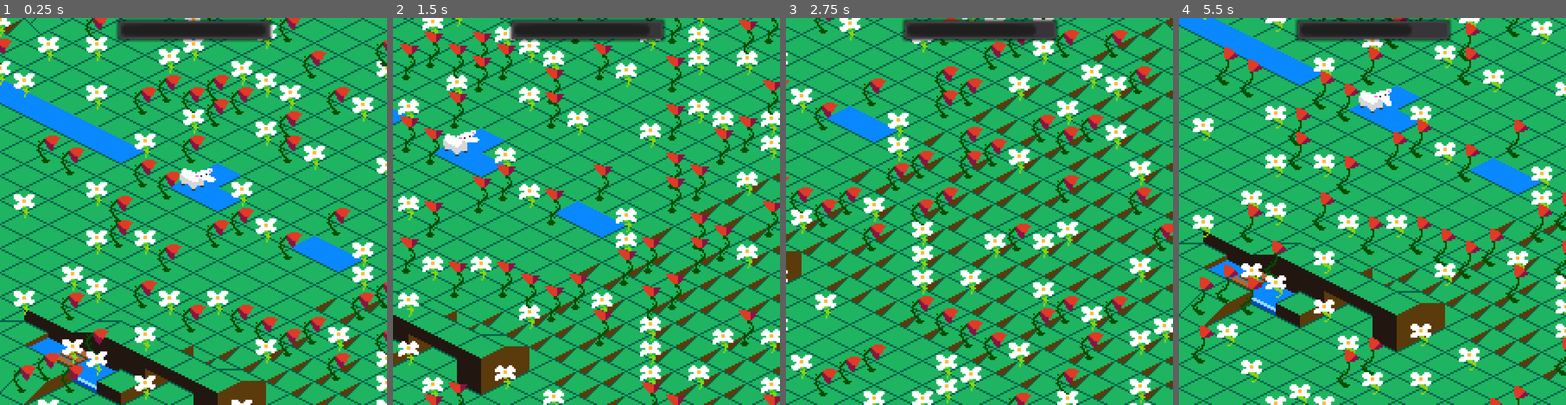
Above: before the commit, frames 1-4 (left to right).
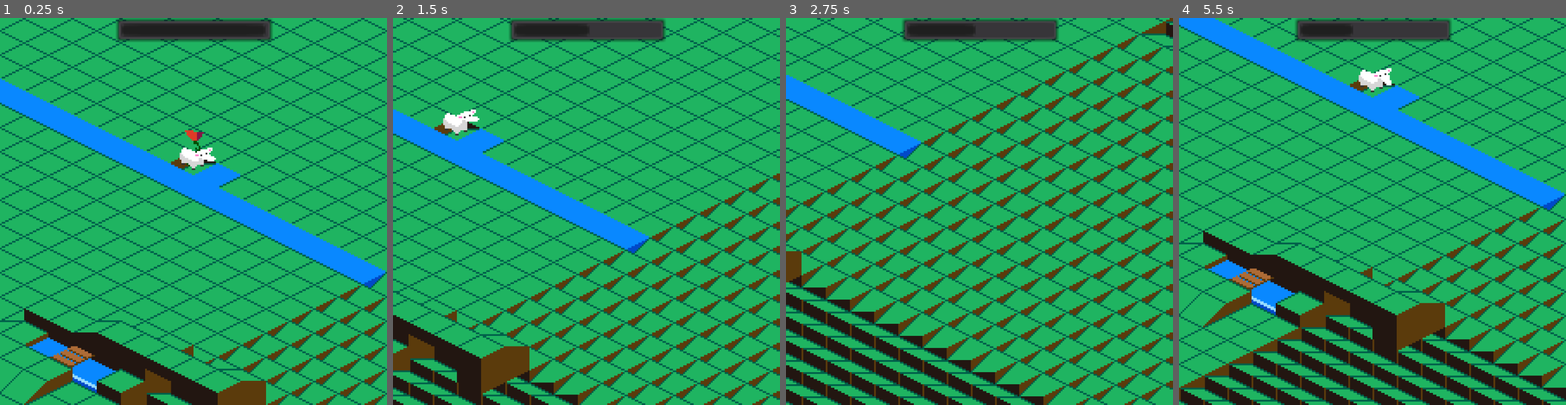
Above: after the commit, the same moments.

Repository: JuggleRob/LD46
Game: Godot game, scene res://src/Game/Game.tscn
Same seed, same stepped clock (60 frames per second), same inputs: the game is played once before the commit and once after it.
Inputs:
- Up to frame 1 (0.25 s): no input
- Up to frame 2 (1.5 s): hold Right (ui_right) 0.53-1.28 s; hold Down (ui_down) from 1.28 s (still down)
- Up to frame 3 (2.75 s): release Down (ui_down) at 2.03 s; hold Right (ui_right) from 2.03 s (still down)
- Up to frame 4 (5.5 s): release Right (ui_right) at 2.78 s; hold Up (ui_up) 2.78-3.53 s; hold Left (ui_left) 3.53-5.03 s; hold Down (ui_down) from 5.03 s (still down)

The runs differ from the first frame. In frame 1, 17% of the frame differs, in the area x 0-100%, y 0-100%; in frame 2, 21%; in frame 3, 26%; in frame 4, 25%.
Error before the commit: Invalid call. Nonexistent function 'get_objects' in base 'Node2D (Objects.gd)'. (res://src/Actors/Sheep.gd:54)

Commit message:
Work in progress

Diff:
--- a/project.godot
+++ b/project.godot
@@ -9,7 +9,7 @@
 config_version=4
 
 _global_script_classes=[ {
-"base": "Node2D",
+"base": "AnimatedSprite",
 "class": "Actor",
 "language": "GDScript",
 "path": "res://src/Actors/Actor.gd"
--- a/src/Actors/Actor.gd
+++ b/src/Actors/Actor.gd
@@ -1,24 +1,22 @@
 # movement functionality from https://fornclake.com/2019/03/grid/
-extends Node2D
+extends AnimatedSprite
 
 class_name Actor
 
 var diam_coords = Vector2()
 var current_level = null
-var height_offset_base = Vector2()
+var height_offset_base = Vector2(0, -12)
 var height_offset = height_offset_base # y-offset, be higher on high levels
 
 # Set diamond coordinates
 # Level is automatically adjusted from previous level, unless given as an argument
 func set_coords(diam_coords, level = null):
-	if level != null:
-		var map = $"/root/Game/Map"
-		for layer in map.get_children():
-			pass # print(layer.get_cell(diam_coords.x, diam_coords.y))
 	self.diam_coords = diam_coords
 	var levels = $"/root/Game/Map".get_children()
+	if level != null:
+		self.current_level = level
 	# set default lowest possible level
-	if level == null and self.current_level == null:
+	elif level == null and self.current_level == null:
 		for lvl_idx in levels.size():
 			var lowest_cell = levels[lvl_idx].get_cell(diam_coords.x, diam_coords.y)
 			if lowest_cell != -1:
--- a/src/Flowers/Flower.gd
+++ b/src/Flowers/Flower.gd
@@ -1,3 +1,6 @@
 extends Actor
 
 class_name Flower
+
+func set_random_frame():
+	self.frame = randi() % self.frames.get_frame_count(self.animation)
--- a/src/Flowers/Flower.tscn
+++ b/src/Flowers/Flower.tscn
@@ -100,7 +100,7 @@
 [node name="Flower" type="AnimatedSprite"]
 frames = SubResource( 21 )
 animation = "flower_bad"
-frame = 8
+frame = 3
 playing = true
 offset = Vector2( 0, -11 )
 script = ExtResource( 2 )
--- a/src/Game/Objects.gd
+++ b/src/Game/Objects.gd
@@ -10,11 +10,20 @@
 		objects[coords] = []
 		objects[coords].append(obj)
 
+func remove_object(coords, obj):
+	var obj_array = objects.get(coords)
+	if obj_array != null:
+		obj_array.erase(obj)
+		if obj_array.size() == 0:
+			objects.erase(coords)
+
+func get_objects(coords):
+	return objects.get(coords, null)
+
 func eat_at_coords(coords, eater):
 	print("eating at " + str(coords))
 	var obj_array = objects.get(coords)
 	if obj_array != null:
-		print(obj_array)
 		for obj in obj_array:
 			if obj is Flower:
 				if obj.animation == "flower_good":
--- a/src/Map.gd
+++ b/src/Map.gd
@@ -44,14 +44,21 @@
 						else:
 							base_layer.set_cell(cell_idxs.x, cell_idxs.y, 1)
 						# maybe add a flower:
-					if randi() % 3 == 0:
-						base_layer.set_cell(cell_idxs.x, cell_idxs.y, 1)
+					if randi() % 1000 == 0:
+						if base_layer.get_cell(cell_idxs.x, cell_idxs.y) != 14:
+							var flower = Flower_scene.instance()
+							if randf() > 0.5:
+								flower.animation = "flower_good"
+							else:
+								flower.animation = "flower_bad"
+							flower.set_random_frame()
+							$"/root/Game/Objects".add_object(cell_idxs, flower)
+
+					if cell_idxs.x == 0 and cell_idxs.y == 0:
+						base_layer.set_cell(cell_idxs.x, cell_idxs.y, 10)
 						var flower = Flower_scene.instance()
-						if randf() > 0.5:
-							flower.animation = "flower_good"
-						else:
-							flower.animation = "flower_bad"
 						$"/root/Game/Objects".add_object(cell_idxs, flower)
+
 			patches_covered.append(neighbor_offset)
 
 func _process(delta):
